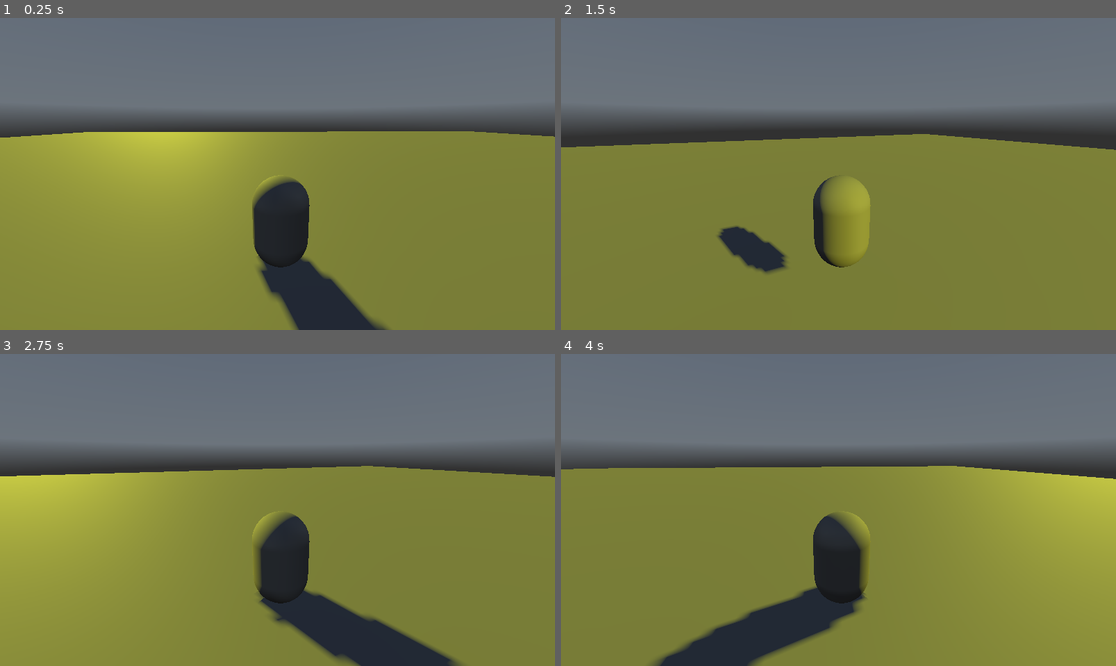
Above: before the commit, frames 1-4 (two rows, left to right).
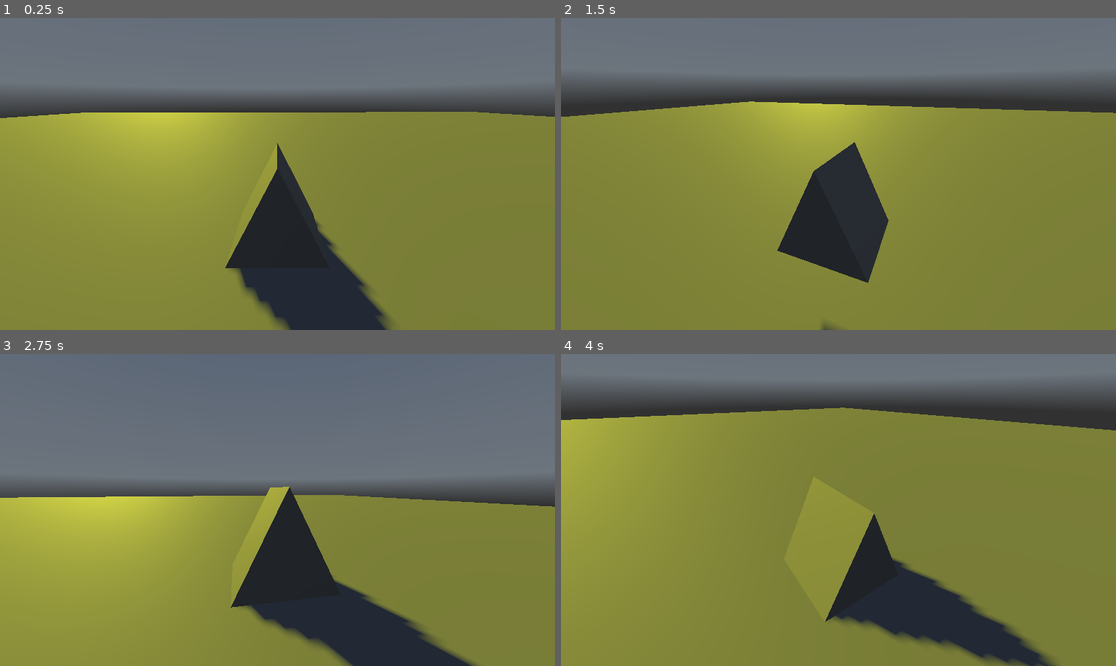
Above: after the commit, the same moments.

Repository: setonwebber/farmgame
Game: Godot game, scene res://scenes/world/world.tscn
Two runs of this game, one before a commit and one after it. Both use one fixed random seed, a clock stepped at 60 frames per second and the inputs below. A sky picture missing from this copy of the repository is replaced by a grey-blue gradient.
Inputs (mouse positions are in pixels of both pictures, inside the frame that each line leads up to):
- Up to frame 1 (0.25 s): no input
- Up to frame 2 (1.5 s): tap Enter at 0.5 s; move the mouse to (960, 158) at 0.52 s; hold D (move_right) 0.53-1.28 s; click (960, 158) at 0.6 s; tap Space (jump) at 0.77 s; move the mouse to (727, 189) at 1.27 s; hold S (move_backward) from 1.28 s (still down); click (727, 189) at 1.35 s
- Up to frame 3 (2.75 s): tap Space (jump) at 1.52 s; move the mouse to (333, 441) at 2.02 s; release S (move_backward) at 2.03 s; hold D (move_right) from 2.03 s (still down); click (333, 441) at 2.1 s
- Up to frame 4 (4 s): move the mouse to (810, 572) at 2.77 s; release D (move_right) at 2.78 s; hold W (move_forward) 2.78-3.53 s; click (810, 572) at 2.85 s; tap Space (jump) at 3.02, 3.77 s; move the mouse to (1005, 556) at 3.52 s; hold A (move_left) from 3.53 s (still down); click (1005, 556) at 3.6 s

The runs differ from the first frame. In frame 1, 15% of the frame differs, in the area x 0-100%, y 24-100%; in frame 2, 27%; in frame 3, 21%; in frame 4, 50%, in the area x 0-100%, y 10-100%.

Commit message:
added camera movement via mouse, made player controls relative to camera

Diff:
--- a/project.godot
+++ b/project.godot
@@ -37,16 +37,6 @@
 "events": [Object(InputEventKey,"resource_local_to_scene":false,"resource_name":"","device":-1,"window_id":0,"alt_press …(192 unchanged characters)…
 ]
 }
-look_left={
-"deadzone": 0.5,
-"events": [Object(InputEventKey,"resource_local_to_scene":false,"resource_name":"","device":-1,"window_id":0,"alt_pressed":false,"shift_pressed":false,"ctrl_pressed":false,"meta_pressed":false,"pressed":false,"keycode":0,"physical_keycode":4194319,"key_label":0,"unicode":0,"location":0,"echo":false,"script":null)
-]
-}
-look_right={
-"deadzone": 0.5,
-"events": [Object(InputEventKey,"resource_local_to_scene":false,"resource_name":"","device":-1,"window_id":0,"alt_pressed":false,"shift_pressed":false,"ctrl_pressed":false,"meta_pressed":false,"pressed":false,"keycode":0,"physical_keycode":4194321,"key_label":0,"unicode":0,"location":0,"echo":false,"script":null)
-]
-}
 jump={
 "deadzone": 0.5,
 "events": [Object(InputEventKey,"resource_local_to_scene":false,"resource_name":"","device":-1,"window_id":0,"alt_press …(191 unchanged characters)…
--- /dev/null
+++ b/scenes/player/camera_control.gd
@@ -0,0 +1,19 @@
+extends Node3D
+
+var mouse_sensitivity: float = 0.1
+var yaw: float = 0
+var pitch: float = 0
+
+func _ready():
+	Input.set_mouse_mode(Input.MOUSE_MODE_CAPTURED)
+
+func _input(event: InputEvent):
+	if event is InputEventMouseMotion:
+		yaw = yaw - event.relative.x * mouse_sensitivity
+		pitch = clamp(pitch - event.relative.y * mouse_sensitivity, -89, 89)
+
+		rotation_degrees = Vector3(pitch, yaw, 0)
+
+func _process(delta: float):
+	if Input.is_action_just_pressed("ui_cancel"):
+		Input.set_mouse_mode(Input.MOUSE_MODE_VISIBLE)
--- a/scenes/player/player.gd
+++ b/scenes/player/player.gd
@@ -4,6 +4,10 @@
 @export var JUMP_VELOCITY: float = 4.5
 
 func _physics_process(delta: float) -> void:
+	var camera_pivot: Node3D = $CameraPivot
+	var input_dir: Vector2 = Input.get_vector("move_left", "move_right", "move_forward", "move_backward")
+	var direction: Vector3 = (camera_pivot.basis * Vector3(input_dir.x, 0, input_dir.y)).normalized()
+
 	# Gravity calculations
 	if not is_on_floor():
 		velocity += get_gravity() * delta
@@ -12,15 +16,9 @@
 	if Input.is_action_just_pressed("jump") and is_on_floor():
 		velocity.y = JUMP_VELOCITY
 
-	var input_dir: Vector2 = Input.get_vector("move_left", "move_right", "move_forward", "move_backward")
-	var direction: Vector3 = (transform.basis * Vector3(input_dir.x, 0, input_dir.y)).normalized()
-
 	if direction != Vector3.ZERO:
 		velocity.x = direction.x * SPEED
 		velocity.z = direction.z * SPEED
-
-		var target_rotation = atan2(-direction.x, -direction.z)
-		rotation.y = lerp_angle(rotation.y, target_rotation, 3 * delta)
 	else:
 		velocity.x = move_toward(velocity.x, 0, SPEED)
 		velocity.z = move_toward(velocity.z, 0, SPEED)
--- a/scenes/player/player.tscn
+++ b/scenes/player/player.tscn
@@ -1,12 +1,12 @@
-[gd_scene load_steps=3 format=3 uid="uid://ct3t8hhq1ecn5"]
+[gd_scene load_steps=4 format=3 uid="uid://ct3t8hhq1ecn5"]
+
+[ext_resource type="Script" path="res://scenes/player/camera_control.gd" id="1_aj8fv"]
 
 [sub_resource type="CapsuleShape3D" id="CapsuleShape3D_1f403"]
 radius = 0.3
 height = 1.0
 
-[sub_resource type="CapsuleMesh" id="CapsuleMesh_an4qr"]
-radius = 0.3
-height = 1.0
+[sub_resource type="PrismMesh" id="PrismMesh_sq385"]
 
 [node name="Player" type="CharacterBody3D"]
 transform = Transform3D(1, 0, 0, 0, 1, 0, 0, 0, 1, 0, 0.5, 0)
@@ -14,12 +14,12 @@
 [node name="CollisionShape3D" type="CollisionShape3D" parent="."]
 shape = SubResource("CapsuleShape3D_1f403")
 
-[node name="MeshInstance3D" type="MeshInstance3D" parent="."]
-mesh = SubResource("CapsuleMesh_an4qr")
+[node name="Model" type="MeshInstance3D" parent="."]
+mesh = SubResource("PrismMesh_sq385")
 skeleton = NodePath("../CollisionShape3D")
 
 [node name="CameraPivot" type="Node3D" parent="."]
-transform = Transform3D(1, 0, 0, 0, 0.965926, 0.258819, 0, -0.258819, 0.965926, 0, 1, 2)
+script = ExtResource("1_aj8fv")
 
 [node name="Camera3D" type="Camera3D" parent="CameraPivot"]
-transform = Transform3D(1, 0, 0, 0, 1, 0, 0, 0, 1, -0.0334857, 0.0575015, 0.000930548)
+transform = Transform3D(1, 0, 0, 0, 0.939693, 0.34202, 0, -0.34202, 0.939693, 0, 1, 2)
Not shown: 2 places in assets/meshlibraries/plot/plot.tres that only renumber resources
